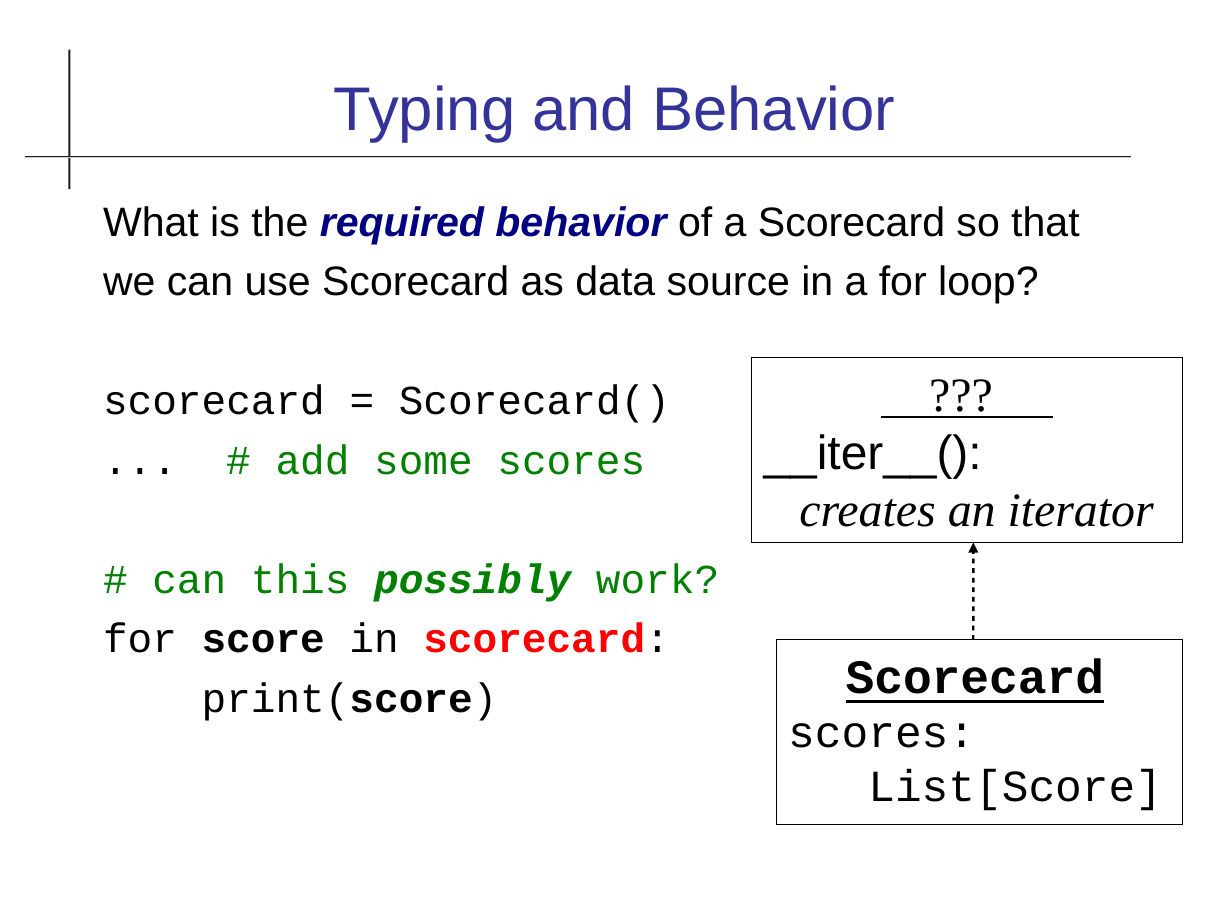
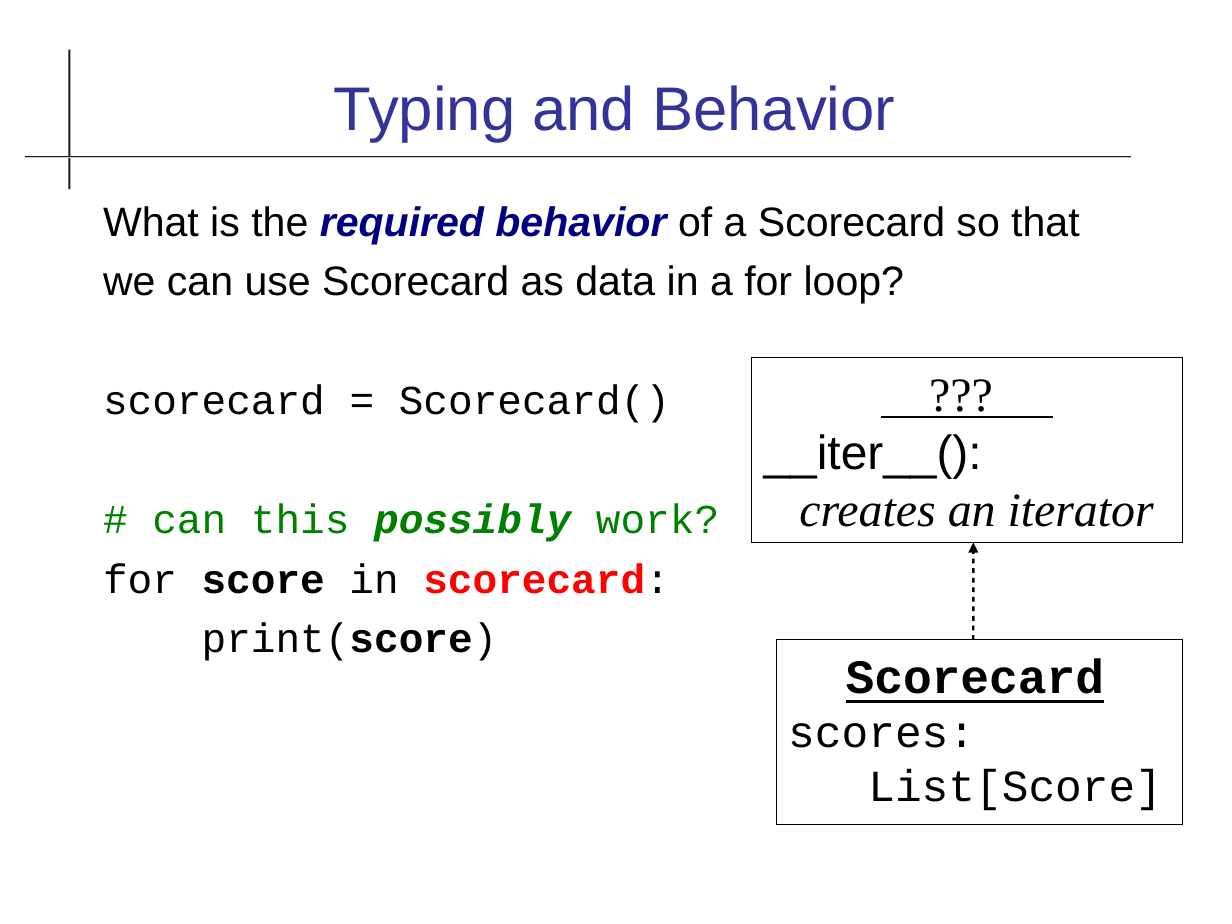
Before and after one commit to cpske/ISP, a slide deck: slide 27 of code-quality/Type-Checking.odp. Drawn at 1232x924 pixels with LibreOffice and Linux fonts; fonts in the diff are those of the drawing. Boxes give left, top, right and bottom in pixels: in the first picture for what was removed or moved away, otherwise in the second. Text is boxed around its words. In the diff, an @@ line names an element or a change of style, - is before the commit and + after.

```diff
--- a/code-quality/Type-Checking.odp
+++ b/code-quality/Type-Checking.odp
@@ text at bbox=[103, 265, 904, 303]: text changed @@
-we can use Scorecard as data source in a for loop?
+we can use Scorecard as data in a for loop?
@@ text at bbox=[276, 444, 645, 475]: paragraph removed @@
-... # add some scores
```
Also in this commit, not shown: 8 other slides changed, 1 slide added, 4 other files.
